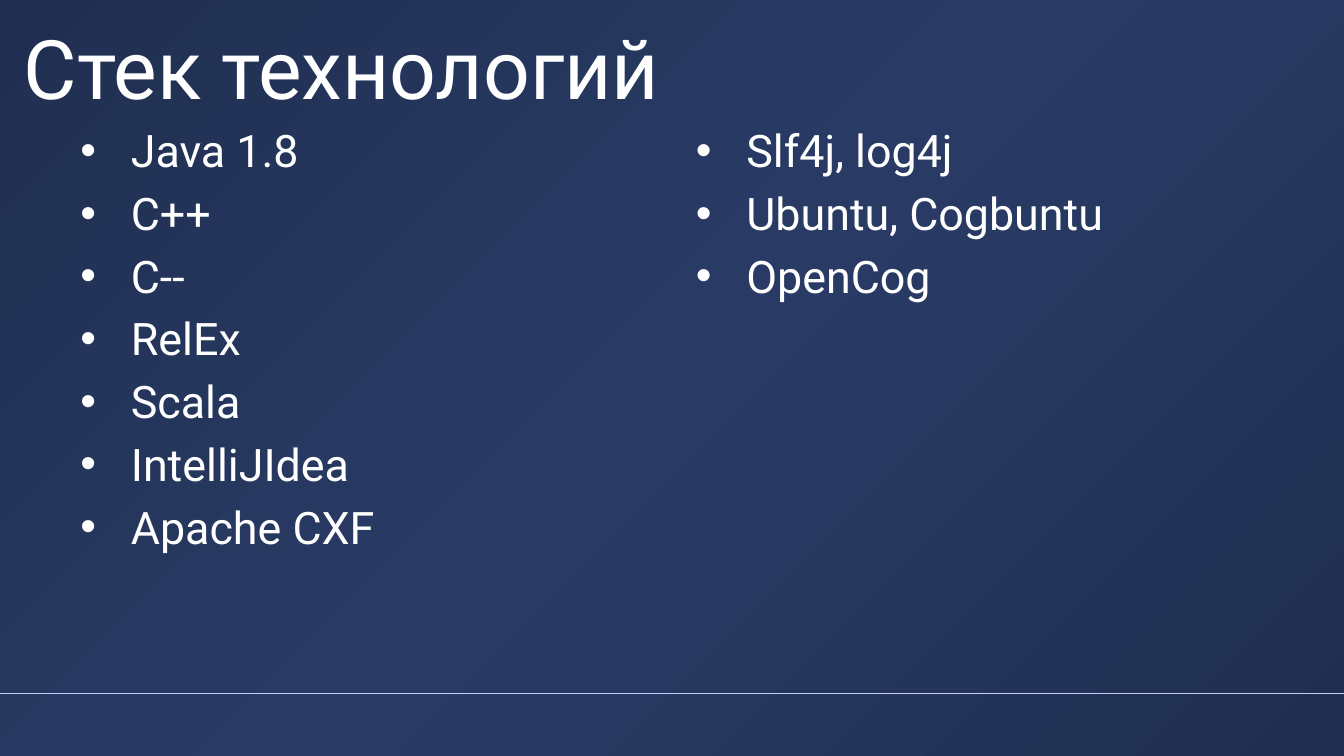
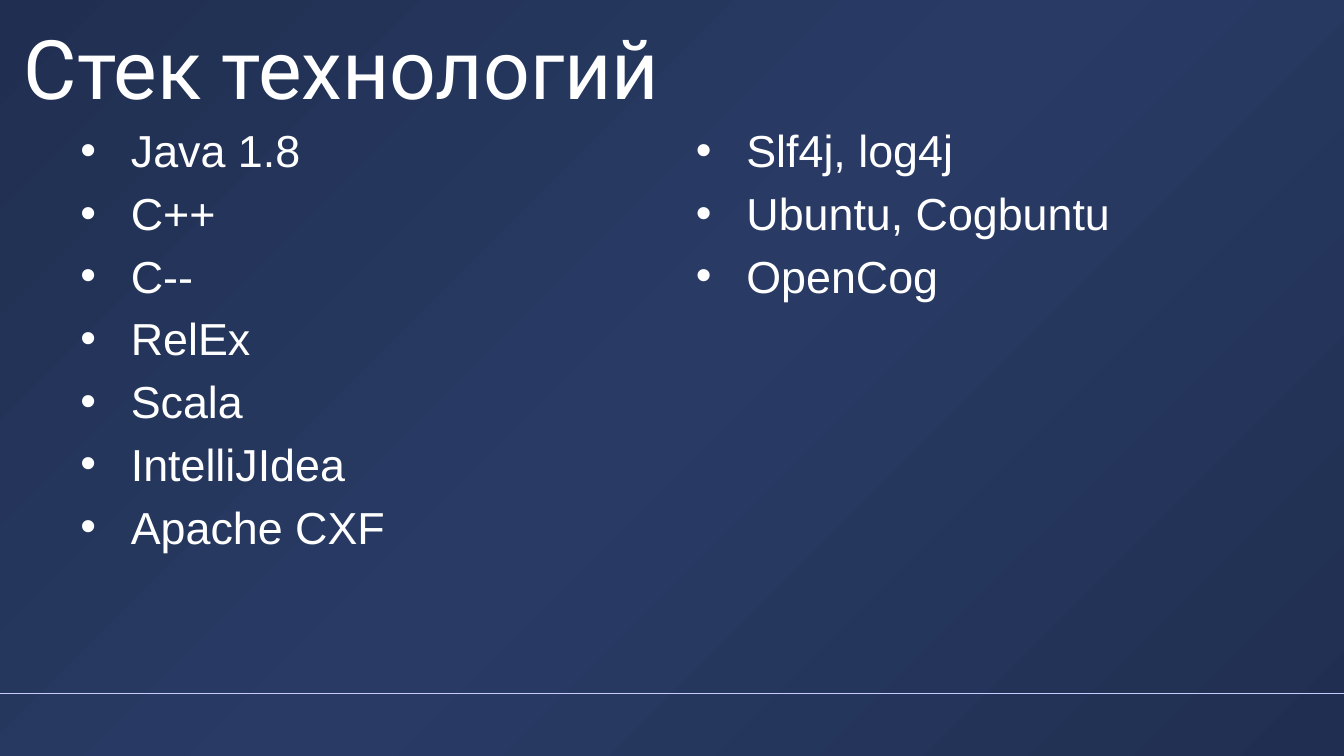
Before and after one commit to alexander-toschev/alexander-toschev, a slide deck: slide 48 of Disser/Presentation/DUBNAPresentationX-short.pptx. Drawn at 1344x756 pixels with LibreOffice and Linux fonts; fonts in the diff are those of the drawing; background and template pictures are left out. Boxes give left, top, right and bottom in pixels: in the first picture for what was removed or moved away, otherwise in the second. Text is boxed around its words. In the diff, an @@ line names an element or a change of style, - is before the commit and + after.

```diff
--- a/Disser/Presentation/DUBNAPresentationX-short.pptx
+++ b/Disser/Presentation/DUBNAPresentationX-short.pptx
@@ text "Java 1.8" at (131, 135, 385, 552): font Roboto to Arial @@
@@ text "Slf4j, log4j" at (746, 134, 1110, 302): font Roboto to Arial @@
```
Also in this commit, not shown: 21 other slides changed, 9 other files.
